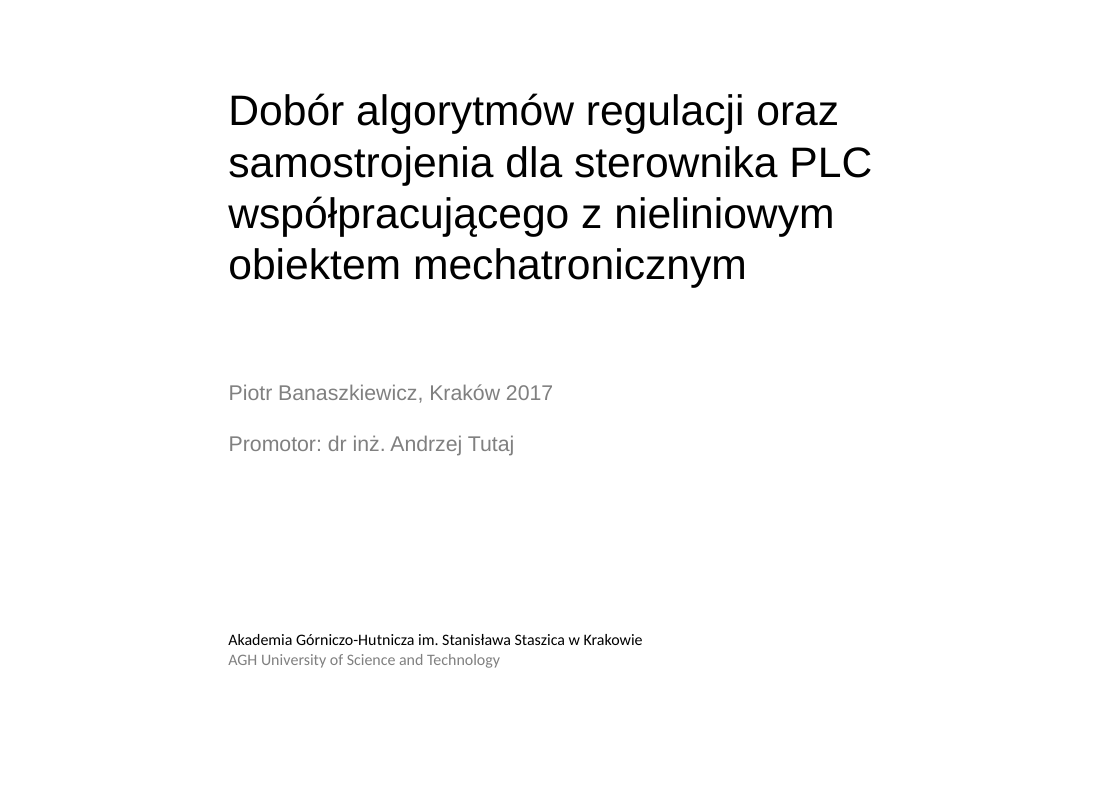
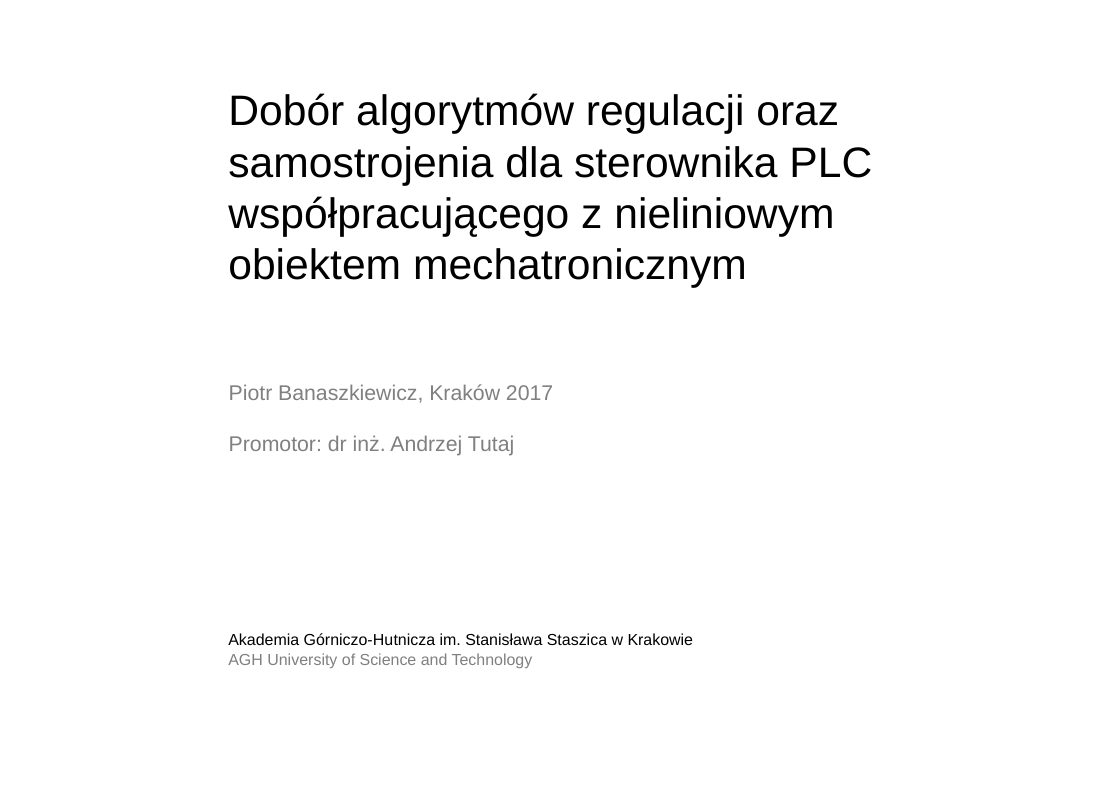
Before and after one commit to pbanaszkiewicz/msc-thesis, a slide deck: slide 1 of presentation/main.odp. Drawn at 1120x792 pixels with LibreOffice and Linux fonts; fonts in the diff are those of the drawing; background and template pictures are left out. Boxes give left, top, right and bottom in pixels: in the first picture for what was removed or moved away, otherwise in the second. Text is boxed around its words. In the diff, an @@ line names an element or a change of style, - is before the commit and + after.

```diff
--- a/presentation/main.odp
+++ b/presentation/main.odp
@@ text "Akademia Górniczo-Hutnicza im. Stanisława Staszica ..." at [228, 633, 694, 668]: font Calibri to Arial @@
```
Also in this commit, not shown: 11 other slides changed, 6 slides added, 2 slides removed, 15 other files.
